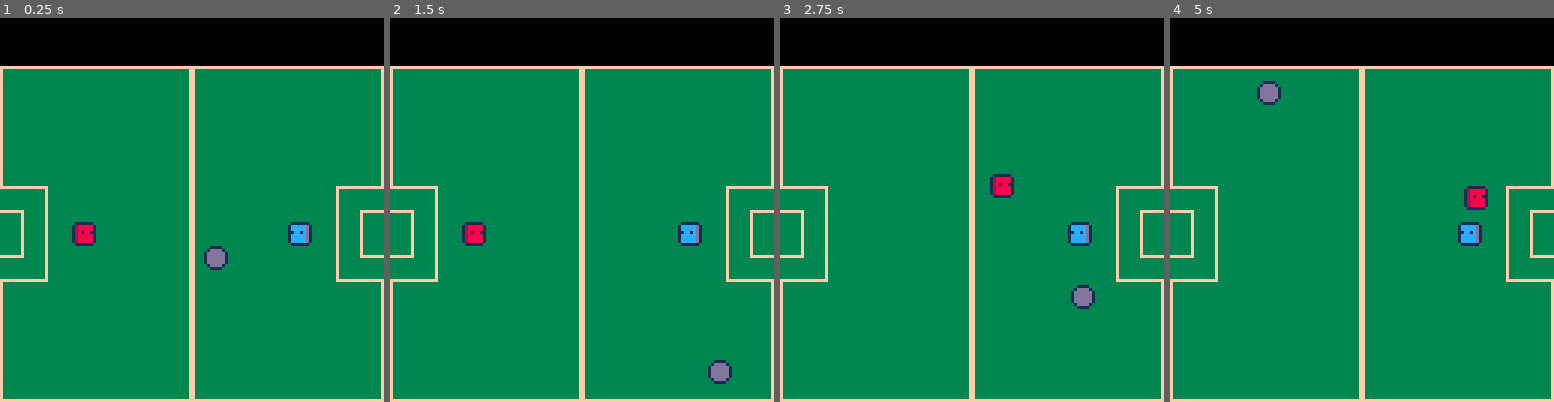
Above: before the commit, frames 1-4 (left to right).
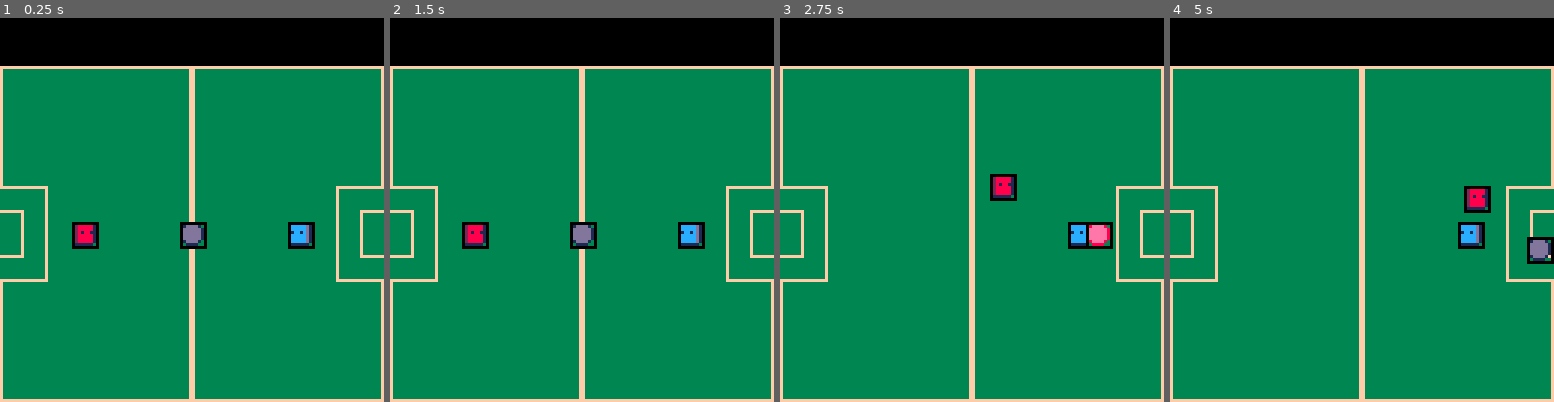
Above: after the commit, the same moments.

Repository: fcidade/pico8.carts
Game: PICO-8 cartridge pong/pong.p8
Same seed, same stepped clock (60 frames per second), same inputs: the game is played once before the commit and once after it.
Inputs:
- Up to frame 1 (0.25 s): no input
- Up to frame 2 (1.5 s): no input
- Up to frame 3 (2.75 s): hold Right 1.6-2.1 s; hold Up 2.15-2.42 s; hold Right from 2.47 s (still down)
- Up to frame 4 (5 s): release Right at 3.03 s; hold Left 3.08-3.58 s; hold Down 3.63-3.97 s; hold Right 4.02-4.68 s; hold Up from 4.73 s (still down)

The runs differ from the first frame. In frame 1, 1.2% of the frame differs, in the area x 18-83%, y 53-66%; in frame 2, 1.2%; in frame 3, 1.1%; in frame 4, 1.2%.

Commit message:
Implement Vec2 and Rect classes; refactor Ball and Player to use these for position and direction management

Diff:
--- /dev/null
+++ b/common/vector.lua
@@ -0,0 +1,57 @@
+-- Vec2
+
+Vec2 = {}
+
+function Vec2:new(x, y)
+	local obj = {
+        x = x
+        ,y = y
+    }
+	setmetatable(obj, self)
+    self.__index = self
+	return obj
+end
+
+function Vec2:normalized()
+    local length = sqrt(self.x * self.x + self.y * self.y)
+    if length == 0 then
+        return Vec2:new(0, 0)
+    end
+    return Vec2:new(self.x / length, self.y / length)
+end
+
+-- Rect
+
+Rect = {}
+
+function Rect:update(parent_x, parent_y)
+    self.x = parent_x
+    self.y = parent_y
+end
+
+function Rect:draw()
+    color(rnd())
+    rect(self.x, self.y, self.x + self.w, self.y + self.h)
+end
+
+function Rect:new(x, y, w, h)
+	local obj = {
+        x = x
+        ,y = y
+        ,w = w
+        ,h = h
+    }
+
+	setmetatable(obj, self)
+    self.__index = self
+	return obj
+end
+
+function Rect:is_colliding_with(target)
+    return not (
+        self.x + self.w < target.x or
+        self.x > target.x + target.w or
+        self.y + self.h < target.y or
+        self.y > target.y + target.h
+    )
+end
--- a/pong/ball.lua
+++ b/pong/ball.lua
@@ -2,78 +2,58 @@
 
 ball_spr = 3
 ball_spr_coll = 4
-ball_init_spd = 1
+ball_init_spd = 2
 
-Ball = {
-     x = 0
-    ,y = 0
-    ,dirx = ball_init_spd
-    ,diry = ball_init_spd
-    ,spd = ball_init_spd
-}
+Ball = {}
 
-function Ball:update()
-    self.left = self.x
-    self.right = self.x + tile_width
-    self.top = self.y
-    self.bottom = self.y + tile_height
+function Ball:update(player1, player2)
+
+    self.is_colliding_with_p1 = self:check_player_coll(player1)
+    self.is_colliding_with_p2 = self:check_player_coll(player2)
+    self.is_colliding = (
+        self.is_colliding_with_p1
+        or self.is_colliding_with_p2
+    )
+
+    self.left = self.pos.x
+    self.right = self.pos.x + tile_width
+    self.top = self.pos.y
+    self.bottom = self.pos.y + tile_height
 
     if self.left <= 0 then
-        self.dirx = self.spd
+        self.dir.x = self.spd
     end
     if self.right >= screen_width then
-        self.dirx = -self.spd
+        self.dir.x = -self.spd
     end
     if self.top <= field_top then
-        self.diry = self.spd
+        self.dir.y = self.spd
     end
     if self.bottom >= screen_height then
-        self.diry = -self.spd
+        self.dir.y = -self.spd
     end
 
-    self.x += self.dirx
-    self.y += self.diry
+    if self.is_colliding_with_p1 then
+        self.dir.x += player1.dir.x
+        self.dir.y += player1.dir.y
+    end
+
+    if self.is_colliding_with_p2 then
+        self.dir.x += player2.dir.x
+        self.dir.y += player2.dir.y
+    end
+
+    self.dir = self.dir:normalized()
+
+    self.pos.x += self.dir.x * self.spd
+    self.pos.y += self.dir.y * self.spd
+
+
+    self.coll_rect:update(self.pos.x, self.pos.y)
 end
 
 function Ball:check_player_coll(player)
-    -- if self.coll_timer == nil then
-    --     self.coll_timer = 0
-    -- end
-    -- self.coll_timer += 1
-    -- if self.coll_timer < 500 then
-    --     return
-    -- end
-    -- angle_player_and_ball = atan2(
-    --     player.y - self.y,
-    --     player.x - self.x
-    -- )
-
-    -- player_dir_angle = atan2(
-    --     player.diry,
-    --     player.dirx
-    -- )
-
-    -- n funciona pq ele ta sendo sobrescrito
-    self.is_colliding = (
-        self.left < player.right and
-        self.right > player.left and
-        self.top < player.bottom and
-        self.bottom > player.top
-    )
-    -- if self.is_colliding then
-
-    --     if player.dirx + player.diry != 0 then
-    --         -- self.dirx = cos(player_dir_angle)
-    --         -- self.diry = -sin(player_dir_angle)
-    --     else
-    --         self.dirx = cos(angle_player_and_ball)
-    --         -- self.dirx = -cos(angle_player_and_ball) + cos(player_dir_angle)
-    --                 -- self.dirx = cos(player_dir_angle)
-    --         self.diry = -sin(angle_player_and_ball)
-    --         -- self.diry = -sin(angle_player_and_ball) + sin(player_dir_angle)
-    --                 -- self.diry = -sin(player_dir_angle)
-    --     end
-    -- end
+    return self.coll_rect:is_colliding_with(player.coll_rect)
 end
 
 function Ball:draw()
@@ -83,14 +63,20 @@
         s = ball_spr_coll
     end
 
-    spr(s, self.x, self.y)
+    spr(s, self.pos.x, self.pos.y)
+
+    self.coll_rect:draw()
+    print(self.is_colliding)
 end
 
 function Ball:new(init_x, init_y)
-	o = {}
-	setmetatable(o, Ball)
-    o.x = init_x
-    o.y = init_y
+	local obj = {
+        pos = Vec2:new(init_x, init_y)
+        ,dir = Vec2:new(0, 0)
+        ,spd = ball_init_spd
+        ,coll_rect = Rect:new(0,0,8,8)
+    }
+	setmetatable(obj, self)
     self.__index = self
-	return o
+	return obj
 end
--- a/pong/main.lua
+++ b/pong/main.lua
@@ -29,10 +29,10 @@
 function _update()
 	p1:update()
 	p2:update()
-	ball:update()
+	ball:update(p1, p2)
 
-	ball:check_player_coll(p1)
-	ball:check_player_coll(p2)
+	-- ball:check_player_coll(p1)
+	-- ball:check_player_coll(p2)
 
 end
 
--- a/pong/player.lua
+++ b/pong/player.lua
@@ -1,50 +1,52 @@
 -- ⬅️➡️⬆️⬇️
 
-Player = {
-     id = 0
-    ,spr = 0
-    ,x = 0
-    ,y = 0
-    ,spd = 2
-}
+Player = {}
 
 function Player:update()
-    self.left = self.x
-    self.right = self.x + tile_width
-    self.top = self.y
-    self.bottom = self.y + tile_height
 
-    self.dirx = 0
-    self.diry = 0
+    self.left = self.pos.x
+    self.right = self.pos.x + tile_width
+    self.top = self.pos.y
+    self.bottom = self.pos.y + tile_height
+
+    self.dir.x = 0
+    self.dir.y = 0
 
     if btn(⬅️, self.id) and self.left > 0 then
-        self.dirx -= self.spd
+        self.dir.x -= self.spd
     end
     if btn(➡️, self.id) and self.right < screen_width then
-        self.dirx += self.spd
+        self.dir.x += self.spd
     end
     if btn(⬆️, self.id) and self.top > field_top then
-        self.diry -= self.spd
+        self.dir.y -= self.spd
     end
     if btn(⬇️, self.id) and self.bottom < screen_height then
-        self.diry += self.spd
+        self.dir.y += self.spd
     end
 
-    self.x += self.dirx
-    self.y += self.diry
+    self.pos.x += self.dir.x
+    self.pos.y += self.dir.y
+
+    self.coll_rect:update(self.pos.x, self.pos.y)
 end
 
 function Player:draw()
-    spr(self.spr, self.x, self.y)
+    spr(self.spr, self.pos.x, self.pos.y)
+
+    self.coll_rect:draw()
 end
 
 function Player:new(id, spr, init_x, init_y)
-	o = {}
-	setmetatable(o, Player)
-	o.id = id
-	o.spr = spr
-    o.x = init_x
-    o.y = init_y
+	local obj = {
+        id = id
+        ,spr = spr
+        ,pos = Vec2:new(init_x, init_y)
+        ,dir = Vec2:new(0, 0)
+        ,spd = 2
+        ,coll_rect = Rect:new(0,0,8,8)
+    }
+    setmetatable(obj, self)
     self.__index = self
-	return o
+    return obj
 end
--- a/pong/pong.p8
+++ b/pong/pong.p8
@@ -1,6 +1,10 @@
 pico-8 cartridge // http://www.pico-8.com
 version 42
 __lua__
+-- libs
+#include ../common/vector.lua
+
+-- app
 #include player.lua
 #include ball.lua
 #include main.lua
